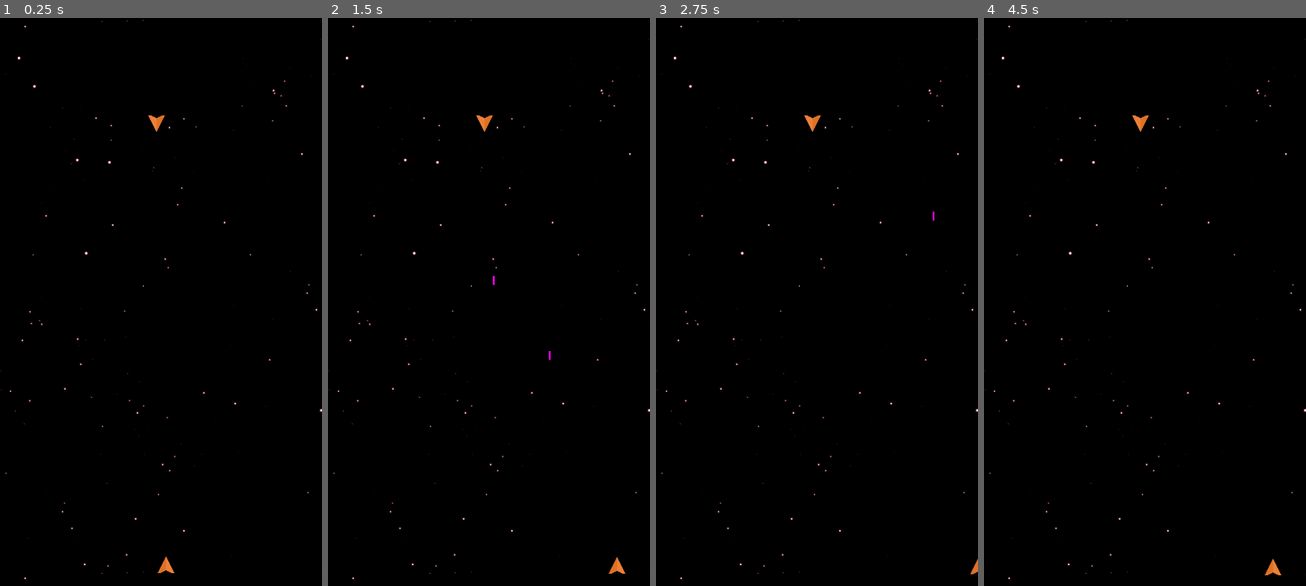
Above: before the commit, frames 1-4 (left to right).
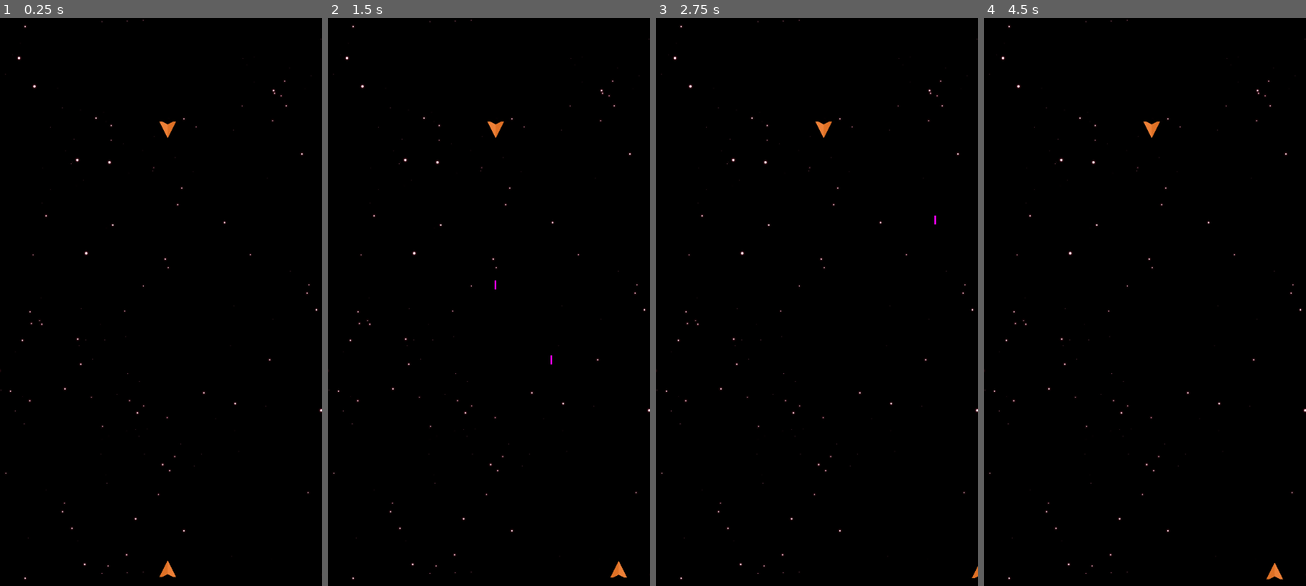
Above: after the commit, the same moments.

Repository: alpanka/SpaceShooter
Game: Godot game, scene res://scenes/main.tscn
Same seed, same stepped clock (60 frames per second), same inputs: the game is played once before the commit and once after it.
Inputs:
- Up to frame 1 (0.25 s): no input
- Up to frame 2 (1.5 s): tap Enter (ui_accept) at 0.5, 0.77 s; hold Right (ui_right) 0.53-1.28 s; hold Left (ui_left) from 1.28 s (still down)
- Up to frame 3 (2.75 s): tap Enter (ui_accept) at 1.52 s; release Left (ui_left) at 2.03 s; hold Right (ui_right) from 2.03 s (still down)
- Up to frame 4 (4.5 s): tap Enter (ui_accept) at 3.02, 3.5, 3.77, 4.25 s; release Right (ui_right) at 3.53 s; hold Left (ui_left) from 3.53 s (still down)

The runs differ from the first frame. In frame 1, 0.2% of the frame differs, in the area x 46-55%, y 17-99%; in frame 2, 0.3%, in the area x 46-93%, y 17-99%; in frame 3, 0.2%; in frame 4, 0.2%.

Commit message:
Hitbox work

Diff:
--- a/modules/components/health_component.gd
+++ b/modules/components/health_component.gd
@@ -1,5 +1,5 @@
 class_name HealthComponent
-extends Node
+extends Area2D
 
 signal damage_received(health: int, damage: int)
 
@@ -57,3 +57,4 @@
 func take_damage(damage_amount: int) -> void:
 	health_current = min(health_current - damage_amount, 0)
 	damage_received.emit(health_current, damage_amount)
+	print(self, " ", damage_amount)
--- a/modules/components/health_component.tscn
+++ b/modules/components/health_component.tscn
@@ -3,6 +3,8 @@
 [ext_resource type="Script" path="res://modules/components/health_component.gd" id="1_dx67r"]
 
 [node name="HealthComponent" type="Area2D"]
+collision_layer = 1024
+collision_mask = 512
 script = ExtResource("1_dx67r")
 
 [node name="HurtboxArea" type="CollisionShape2D" parent="."]
--- a/modules/components/hitbox_component.gd
+++ b/modules/components/hitbox_component.gd
@@ -19,6 +19,9 @@
 
 ## Initial setup
 func _initialize_hitbox_component() -> void:
+	## Connect to area entered
+	self.area_entered.connect(_on_hitbox_area_entered)
+
 	## Get owner node -> damaging node2d
 	await get_owner().ready
 	actor = get_owner()
@@ -56,3 +59,12 @@
 	## Set shape and its position
 	hitbox_area.shape = actor_collision_area.shape
 	hitbox_area.global_position = actor_collision_area.global_position
+
+
+## Apply damage on collision
+func _on_hitbox_area_entered(area: Area2D) -> void:
+	if area is not HealthComponent:
+		return
+
+	area = area as HealthComponent
+	area.take_damage(damage_amount)
--- a/modules/components/hitbox_component.tscn
+++ b/modules/components/hitbox_component.tscn
@@ -3,6 +3,8 @@
 [ext_resource type="Script" path="res://modules/components/hitbox_component.gd" id="1_ven6i"]
 
 [node name="HitboxComponent" type="Area2D"]
+collision_layer = 512
+collision_mask = 1024
 script = ExtResource("1_ven6i")
 
 [node name="HitboxArea" type="CollisionShape2D" parent="."]
--- a/project.godot
+++ b/project.godot
@@ -57,6 +57,15 @@
 ]
 }
 
+[layer_names]
+
+2d_physics/layer_1="Player"
+2d_physics/layer_2="Enemy"
+2d_physics/layer_3="Enviroment"
+2d_physics/layer_5="Projectile"
+2d_physics/layer_10="Hitbox"
+2d_physics/layer_11="Hurtbox"
+
 [rendering]
 
 textures/canvas_textures/default_texture_filter=0
--- a/scenes/enemies/enemy_base_scene.tscn
+++ b/scenes/enemies/enemy_base_scene.tscn
@@ -9,6 +9,8 @@
 size = Vector2(28, 32)
 
 [node name="EnemyBaseScene" type="CharacterBody2D"]
+collision_layer = 2
+collision_mask = 0
 script = ExtResource("1_4hgk7")
 stats = ExtResource("2_btx6d")
 
--- a/scenes/main.tscn
+++ b/scenes/main.tscn
@@ -16,8 +16,8 @@
 metadata/_edit_lock_ = true
 
 [node name="PlayerShip" parent="." instance=ExtResource("3_1bexq")]
-position = Vector2(297, 993)
+position = Vector2(300, 1000)
 
 [node name="EnemyBaseScene" parent="." instance=ExtResource("4_e1e2o")]
-position = Vector2(280, 189)
+position = Vector2(300, 200)
 rotation = 3.14159
--- a/scenes/player/player_ship.tscn
+++ b/scenes/player/player_ship.tscn
@@ -7,6 +7,7 @@
 size = Vector2(32, 32)
 
 [node name="PlayerShip" type="CharacterBody2D"]
+collision_mask = 528
 script = ExtResource("1_u3g5p")
 
 [node name="Nozzle" type="Node2D" parent="."]
--- a/scenes/projectiles/projectile_base_scene.tscn
+++ b/scenes/projectiles/projectile_base_scene.tscn
@@ -12,6 +12,8 @@
 size = Vector2(3, 16)
 
 [node name="ProjectileBaseScene" type="CharacterBody2D"]
+collision_layer = 16
+collision_mask = 0
 script = ExtResource("1_0p115")
 projectile_stats = ExtResource("2_c062v")
 
